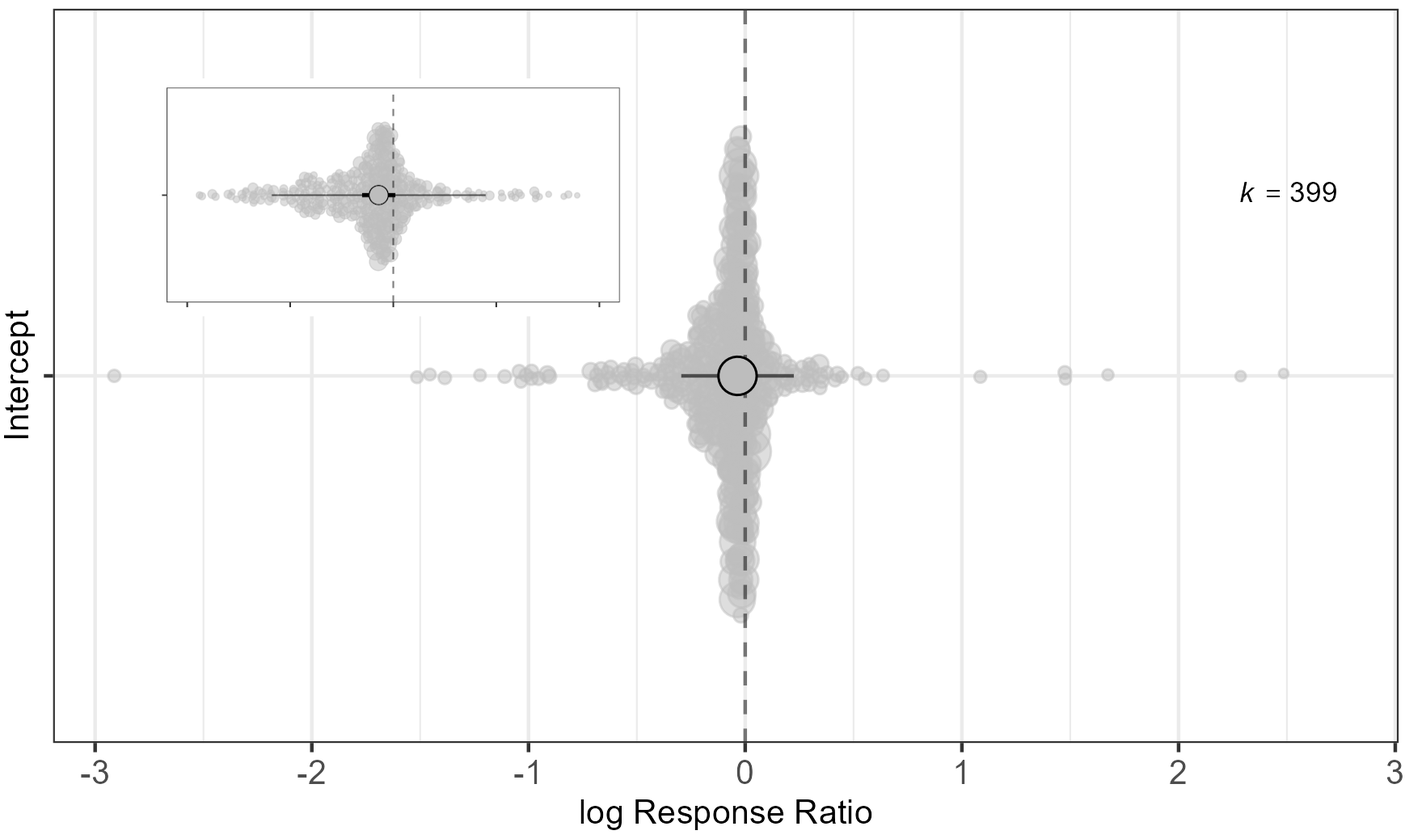
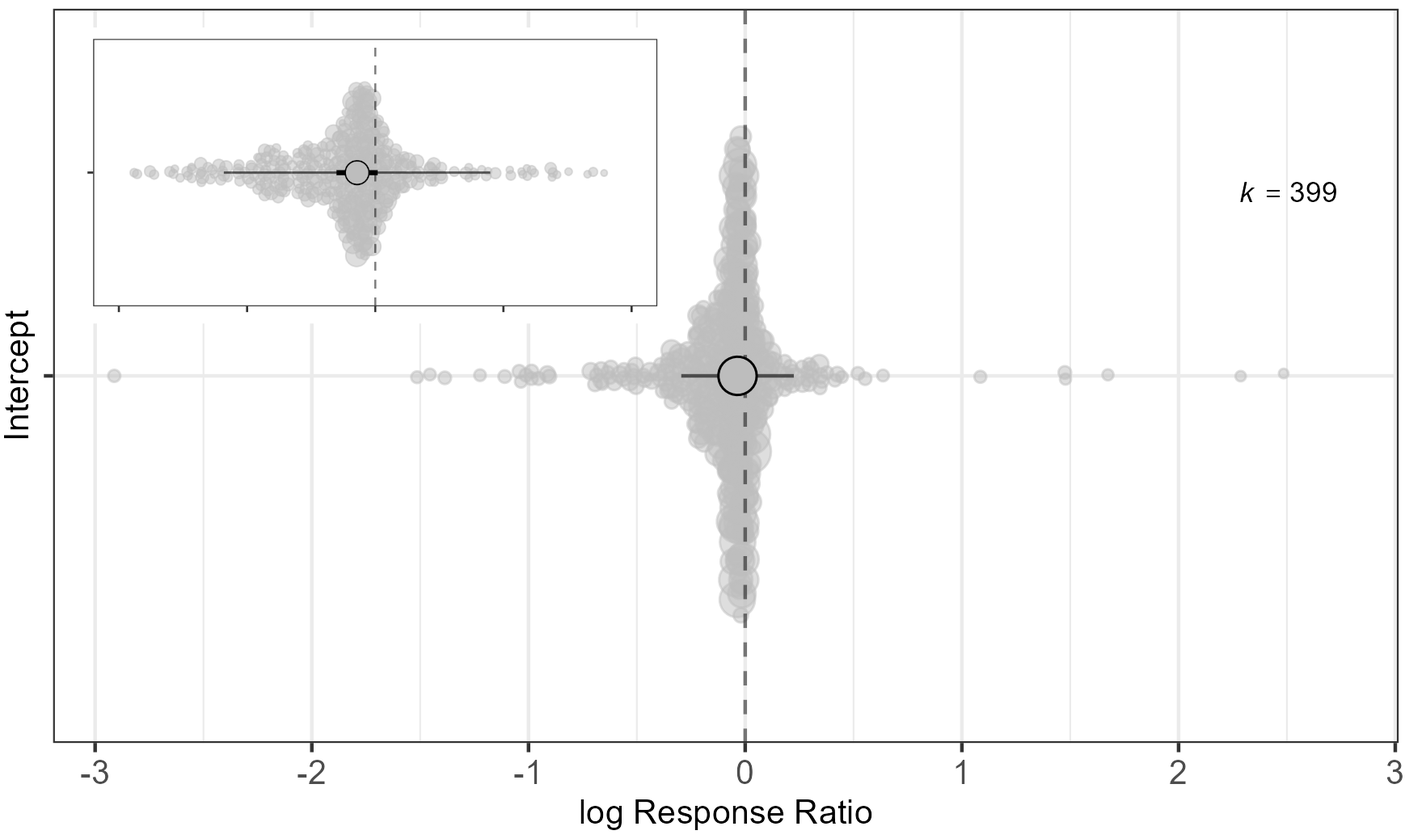
Layer changes from the first 1405x839 image to the second:
renamed "Figure S3 snippet.png" to "Figure S3 snippet.png #1", painted on it over left=86, top=27, right=659, bottom=325
